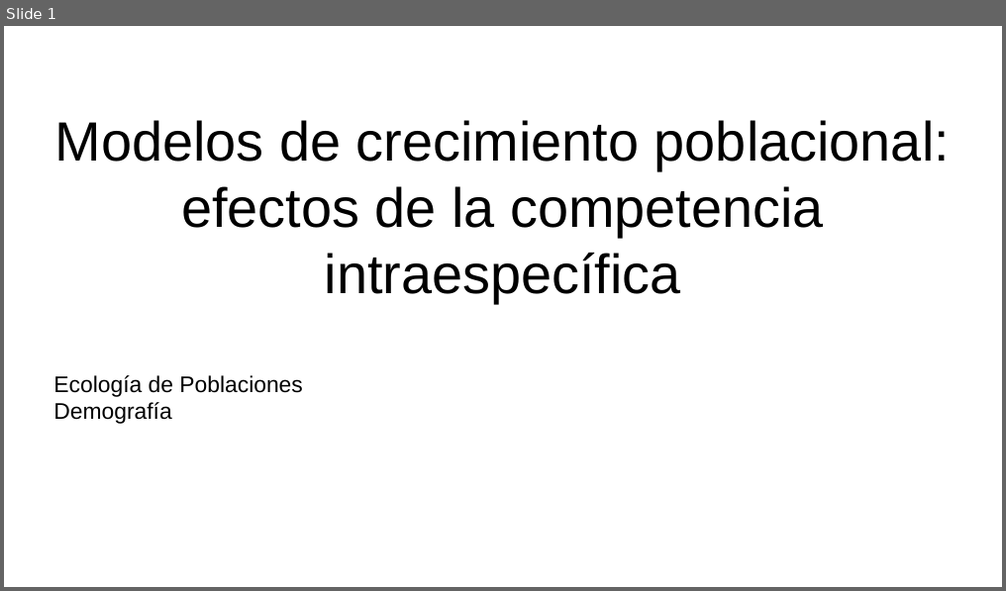
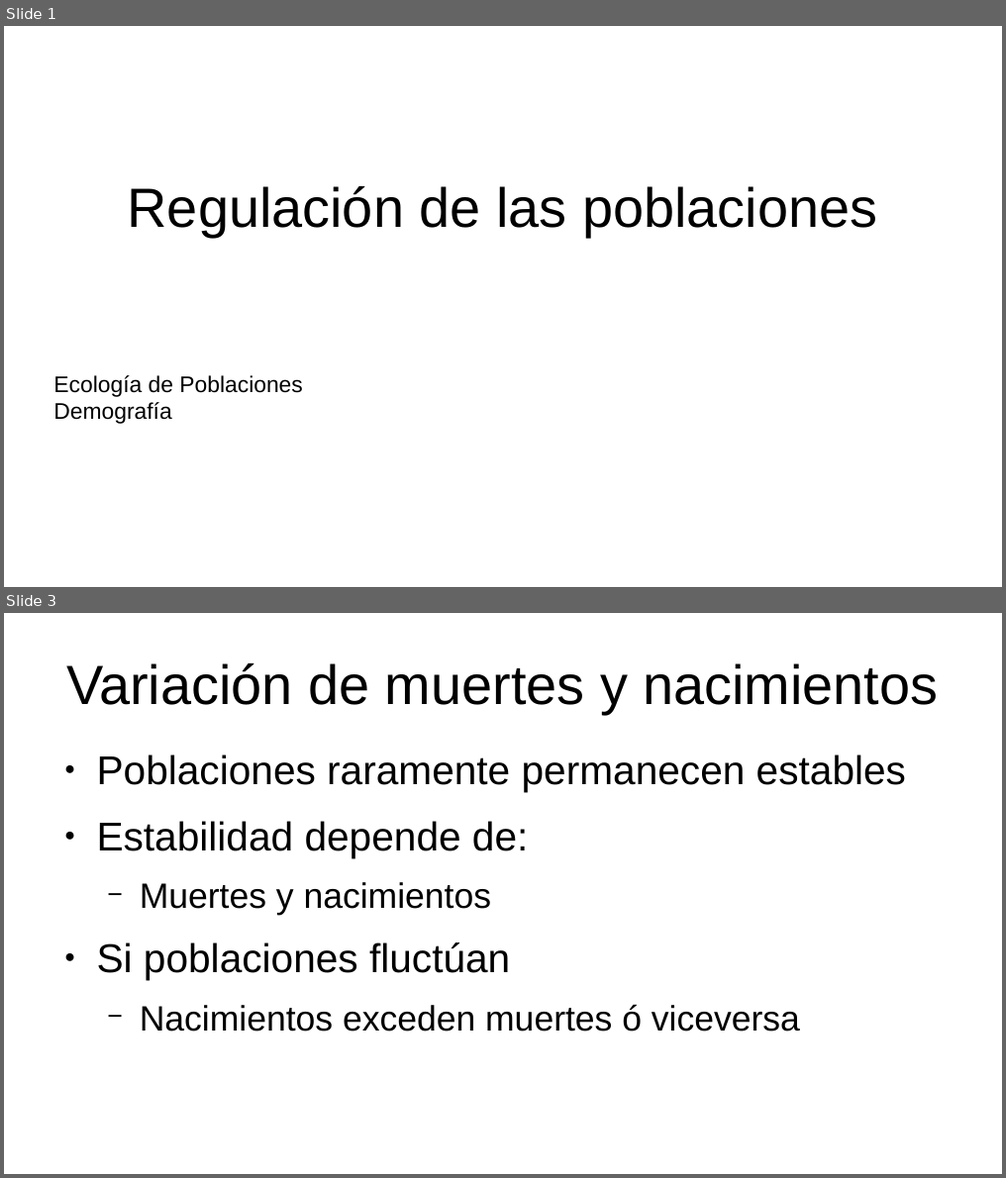
Before and after one commit to gerardommc/Ecologia-poblaciones, a slide deck: Unidad-2/Regulacion-poblaciones.odp. Shown one above the other, each under a label of ours: slide 1 before the commit, slides 1 and 3 after it; the slides between them are not shown. The pictures are 1006x591 and 1006x1178 pixels, drawn with LibreOffice and Linux fonts; fonts in the diff are those of the drawing. Boxes give left, top, right and bottom in pixels: in the first picture for what was removed or moved away, otherwise in the second. Text is boxed around its words. In the diff, an @@ line names an element or a change of style, - is before the commit and + after.

```diff
--- a/Unidad-2/Regulacion-poblaciones.odp
+++ b/Unidad-2/Regulacion-poblaciones.odp
@@ slide 3 added at bbox=[4, 613, 1002, 1174], background #FFFFFF @@
@@ title added at bbox=[66, 663, 938, 714], 44 pt, text #000000 @@
+Variación de muertes y nacimientos
@@ text added at bbox=[97, 755, 906, 1032], 32 pt, text #000000 @@
+● Poblaciones raramente permanecen estables
+● Estabilidad depende de:
+  − Muertes y nacimientos
+● Si poblaciones fluctúan
+  − Nacimientos exceden muertes ó viceversa
@@ slide 1 changed as well @@
@@ title at bbox=[128, 186, 877, 237]: text changed @@
-Modelos de crecimiento poblacional: efectos de la competencia intraespecífica
+Regulación de las poblaciones
```
Also in this commit, not shown: 2 other slides added, 15 slides removed, 3 other files.
